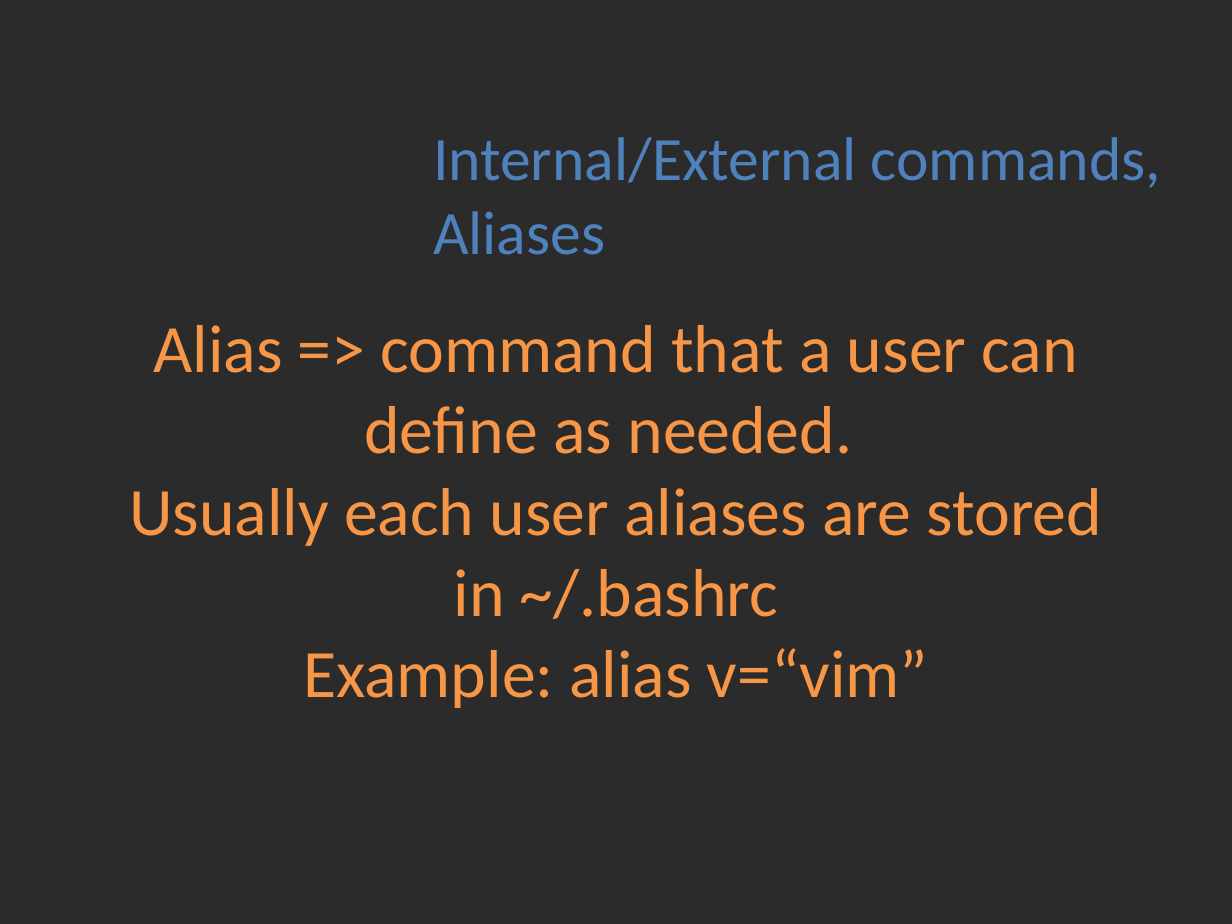
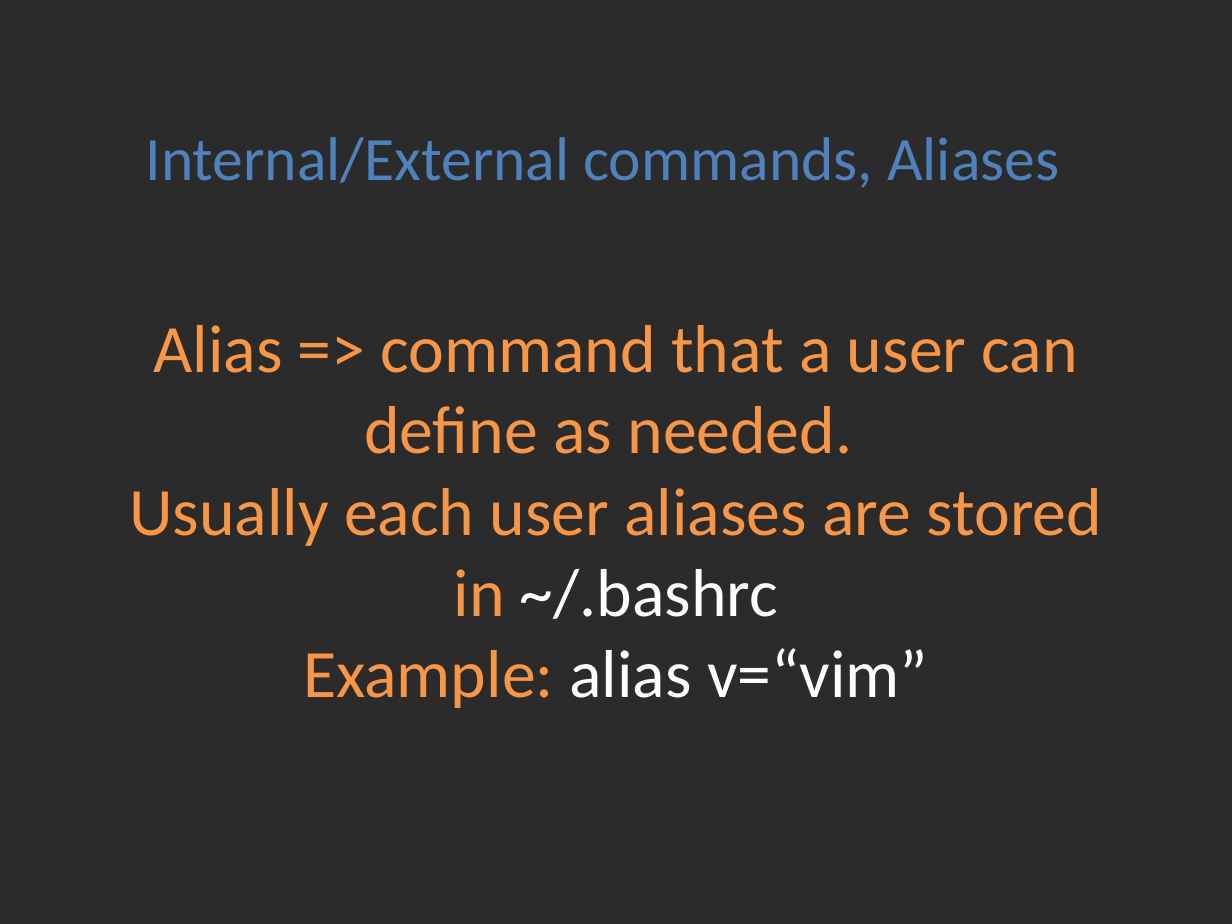
Before and after one commit to Academy-Soft-Intellect/Linux-Course, a slide deck: slide 1 of 2.Using_Essential_Tools/02-UsingEssentialTools.pptx. Drawn at 1232x924 pixels with LibreOffice and Linux fonts; fonts in the diff are those of the drawing; background and template pictures are left out; a plain dark background stands for a picture behind light text. Boxes give left, top, right and bottom in pixels: in the first picture for what was removed or moved away, otherwise in the second. Text is boxed around its words. In the diff, an @@ line names an element or a change of style, - is before the commit and + after.

```diff
--- a/2.Using_Essential_Tools/02-UsingEssentialTools.pptx
+++ b/2.Using_Essential_Tools/02-UsingEssentialTools.pptx
@@ text "Internal/External commands, Aliases" rewrapped from (433, 137, 1161, 255) to (146, 137, 1059, 188) @@
@@ title "Alias => command that a ..." at (129, 325, 1102, 708): text colour #F79646 to #FFFFFF in "~/.bashrc alias v=“vim”" @@
```
Also in this commit, not shown: 7 other slides changed, 3 other files.
